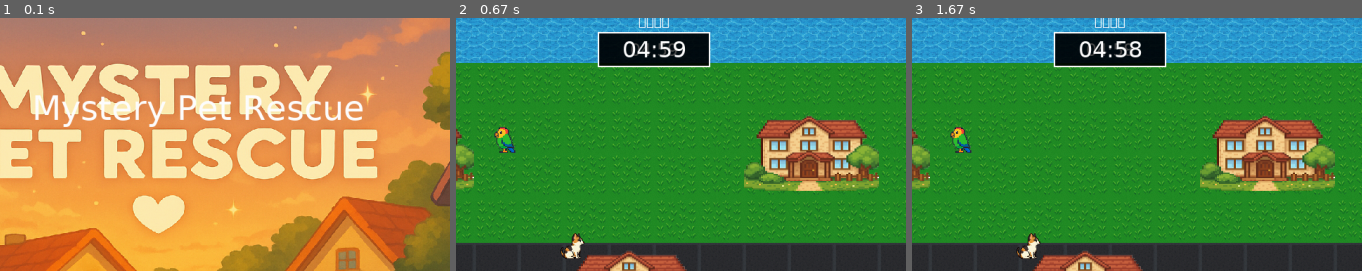
Above: before the commit, frames 1-3 (left to right).
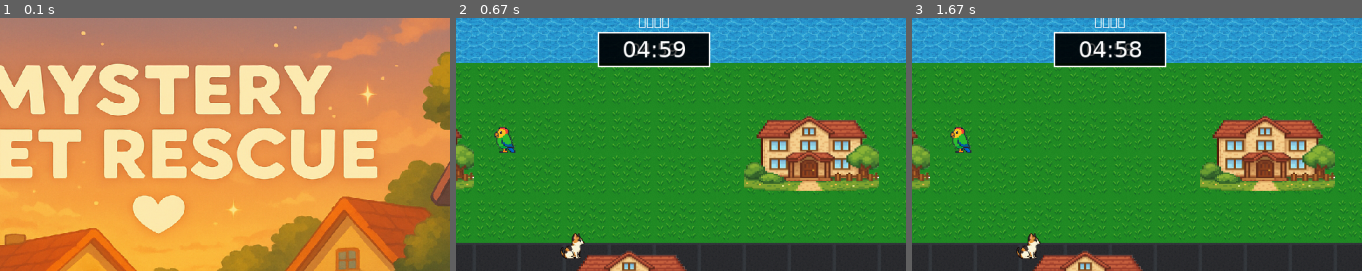
Above: after the commit, the same moments.

Repository: yuichi1000/mystery-pet-rescue
Game: pygame game, started from main.py
Two runs of this game, one before a commit and one after it. Both use one fixed random seed, a clock stepped at 60 frames per second and the inputs below.
Inputs (mouse positions are % of the whole screen's width and height, from its top left):
- Up to frame 1 (0.1 s): no input
- Up to frame 2 (0.67 s): click "Start Game" at 0.38 s
- Up to frame 3 (1.67 s): hold Up 0.67-1.13 s; move the mouse to (46, 54) at 0.7 s; hold Right 1.17-1.63 s
The pictures show only the part of the screen within x 28-78%, y 0-50%; the shares and areas given below are measured in that part.

The runs differ from the first frame. In frame 1, 2.7% of the frame differs, in the area x 7-81%, y 30-44%; in frame 2, nothing differs; in frame 3, nothing differs.

Commit message:
fix: タイトル削除とゲーム画面の言語設定反映を修正
修正内容:
1. メニュー画面のタイトル表示を削除
   - _draw_title()メソッドを削除
   - draw()メソッドからタイトル描画を除去

2. ゲーム画面での言語設定反映を修正
   - GameSceneのenter()で言語マネージャーを再取得
   - GameUIに言語マネージャーを追加
   - GameUIにupdate_language()メソッドを追加
   - ゲーム開始時にGameUIの言語も更新

これによりメニューで言語を変更した後、
ゲーム画面でも正しい言語で通知が表示される

Diff:
--- a/src/scenes/game.py
+++ b/src/scenes/game.py
@@ -198,6 +198,15 @@
         self.victory = False
         self.paused = False
 
+        # 言語マネージャーを再取得（メニューでの言語変更を反映）
+        self.language_manager = get_language_manager()
+        current_lang = self.language_manager.get_current_language()
+        print(f"🌐 ゲーム開始時の言語: {current_lang.value}")
+
+        # GameUIの言語も更新
+        if hasattr(self, 'game_ui') and self.game_ui:
+            self.game_ui.update_language()
+
         # 救出ペットUIをクリア
         self.game_ui.clear_rescued_pets()
 
--- a/src/scenes/menu.py
+++ b/src/scenes/menu.py
@@ -342,9 +342,6 @@
             # 背景画像がない場合はグラデーション背景
             self._draw_gradient_background(surface)
 
-        # タイトル描画
-        self._draw_title(surface)
-
         # メニューアイテムを描画
         self._draw_menu_items(surface)
 
@@ -365,16 +362,6 @@
             print(f"🎨 言語選択ボックス描画完了: {self.language_selector.rect}")
         else:
             print("❌ 言語選択ボックスが存在しません")
-
-    def _draw_title(self, surface: pygame.Surface):
-        """タイトルを描画"""
-        title_font = self.font_manager.get_font("default", 48)
-        title_text = get_text("game_title")
-        title_surface = title_font.render(title_text, True, (255, 255, 255))
-        title_rect = title_surface.get_rect()
-        title_rect.centerx = surface.get_width() // 2
-        title_rect.y = 100
-        surface.blit(title_surface, title_rect)
 
     def _draw_menu_items(self, surface: pygame.Surface):
         """メニューアイテムを描画"""
--- a/src/ui/game_ui.py
+++ b/src/ui/game_ui.py
@@ -12,6 +12,7 @@
 
 from src.utils.font_manager import get_font_manager
 from src.utils.asset_manager import get_asset_manager
+from src.utils.language_manager import get_language_manager, get_text
 from src.utils.exceptions import UIError
 from src.utils.error_handler import handle_error, safe_execute
 
@@ -68,6 +69,7 @@
 
         # フォント・アセット管理
         self.font_manager = get_font_manager()
+        self.language_manager = get_language_manager()
 
         # マップシステム参照（ミニマップ用）
         self.map_system = None
@@ -519,6 +521,12 @@
         self.rescued_pets.append(rescued_pet)
         print(f"🎉 救出ペット追加: {pet_name} ({pet_type})")
 
+    def update_language(self):
+        """言語設定を更新"""
+        self.language_manager = get_language_manager()
+        current_lang = self.language_manager.get_current_language()
+        print(f"🌐 GameUI言語更新: {current_lang.value}")
+
     def clear_rescued_pets(self):
         """救出されたペットリストをクリア"""
         self.rescued_pets = []
